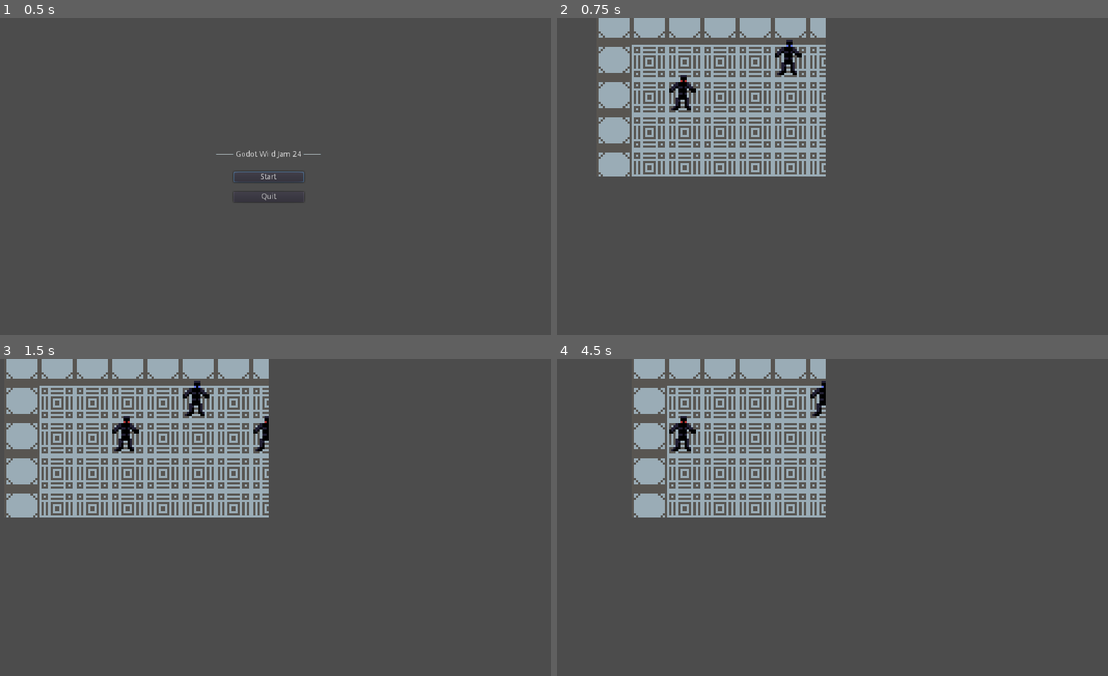
Above: before the commit, frames 1-4 (two rows, left to right).
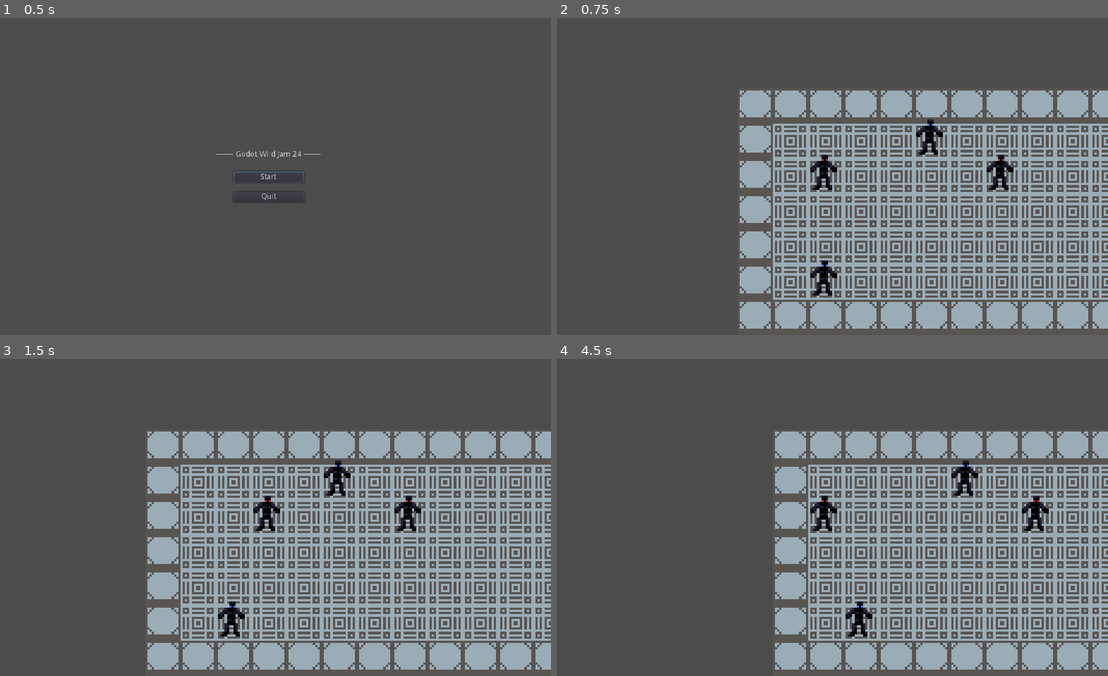
Above: after the commit, the same moments.

Repository: 2shady4u/gwj24
Game: Godot game, scene res://src/Menu.tscn
The game is run twice, just before and just after one commit, with the same random seed, the same clock (stepped at 60 frames per second) and the same inputs.
Inputs (mouse positions are in pixels of both pictures, inside the frame that each line leads up to):
- Up to frame 1 (0.5 s): no input
- Up to frame 2 (0.75 s): click "Start" at 0.5 s
- Up to frame 3 (1.5 s): tap Enter (confirm) at 1.25 s; move the mouse to (391, 501) at 1.27 s; hold D (move_right) from 1.28 s (still down); hold Enter (confirm) from 1.28 s (still down); click (391, 501) at 1.42 s
- Up to frame 4 (4.5 s): release D (move_right) at 2 s; release Enter (confirm) at 2 s; tap R (restart) at 2, 3.5 s; drag from (711, 533) to (799, 580) at 2.02 s; tap Enter (confirm) at 2.75, 4.25 s; move the mouse to (882, 447) at 2.77 s; hold D (move_right) 2.78-3.5 s; tap Tab (switch) at 2.85 s; drag from (799, 580) to (656, 469) at 3.52 s; move the mouse to (997, 565) at 4.27 s; hold A (move_left) from 4.28 s (still down); hold P (zoom_camera_out) from 4.28 s (still down)

Frame 1 is identical in both runs. In frame 2, 42% of the frame differs, in the area x 7-100%, y 0-98%; in frame 3, 45%, in the area x 1-100%, y 0-98%; in frame 4, 38%.

Commit message:
Removed viewport cause it aint working

Diff:
--- a/src/Game.tscn
+++ b/src/Game.tscn
@@ -20,12 +20,7 @@
 "_edit_use_anchors_": false
 }
 
-[node name="Viewport" type="Viewport" parent="ViewportContainer"]
-size = Vector2( 512, 288 )
-handle_input_locally = false
-render_target_update_mode = 3
-
-[node name="Canvas" parent="ViewportContainer/Viewport" instance=ExtResource( 2 )]
+[node name="Canvas" parent="ViewportContainer" instance=ExtResource( 2 )]
 
 [node name="EditorCamera" type="Camera2D" parent="."]
 script = ExtResource( 4 )
--- a/src/Menu.tscn
+++ b/src/Menu.tscn
@@ -20,20 +20,21 @@
 }
 
 [node name="HBoxContainer" type="HBoxContainer" parent="VBoxContainer"]
-margin_top = 253.0
-margin_right = 1024.0
-margin_bottom = 267.0
+margin_left = 416.0
+margin_top = 241.0
+margin_right = 607.0
+margin_bottom = 255.0
+size_flags_horizontal = 4
 alignment = 1
 
 [node name="FrontSeparator" type="HSeparator" parent="VBoxContainer/HBoxContainer"]
-margin_left = 416.0
-margin_right = 448.0
+margin_right = 32.0
 margin_bottom = 14.0
 rect_min_size = Vector2( 32, 0 )
 
 [node name="Label" type="Label" parent="VBoxContainer/HBoxContainer"]
-margin_left = 452.0
-margin_right = 571.0
+margin_left = 36.0
+margin_right = 155.0
 margin_bottom = 14.0
 size_flags_horizontal = 4
 text = "Godot Wild Jam 24"
@@ -43,15 +44,17 @@
 }
 
 [node name="BackSeparator" type="HSeparator" parent="VBoxContainer/HBoxContainer"]
-margin_left = 575.0
-margin_right = 607.0
+margin_left = 159.0
+margin_right = 191.0
 margin_bottom = 14.0
 rect_min_size = Vector2( 32, 0 )
 
 [node name="VBoxContainer" type="VBoxContainer" parent="VBoxContainer"]
-margin_top = 291.0
-margin_right = 1024.0
-margin_bottom = 347.0
+margin_left = 448.0
+margin_top = 279.0
+margin_right = 576.0
+margin_bottom = 335.0
+size_flags_horizontal = 4
 custom_constants/separation = 16
 alignment = 1
 __meta__ = {
@@ -59,8 +62,7 @@
 }
 
 [node name="StartButton" type="Button" parent="VBoxContainer/VBoxContainer"]
-margin_left = 448.0
-margin_right = 576.0
+margin_right = 128.0
 margin_bottom = 20.0
 rect_min_size = Vector2( 128, 0 )
 focus_neighbour_bottom = NodePath("../QuitButton")
@@ -70,9 +72,8 @@
 text = "Start"
 
 [node name="QuitButton" type="Button" parent="VBoxContainer/VBoxContainer"]
-margin_left = 448.0
 margin_top = 36.0
-margin_right = 576.0
+margin_right = 128.0
 margin_bottom = 56.0
 rect_min_size = Vector2( 128, 0 )
 focus_neighbour_top = NodePath("../StartButton")
